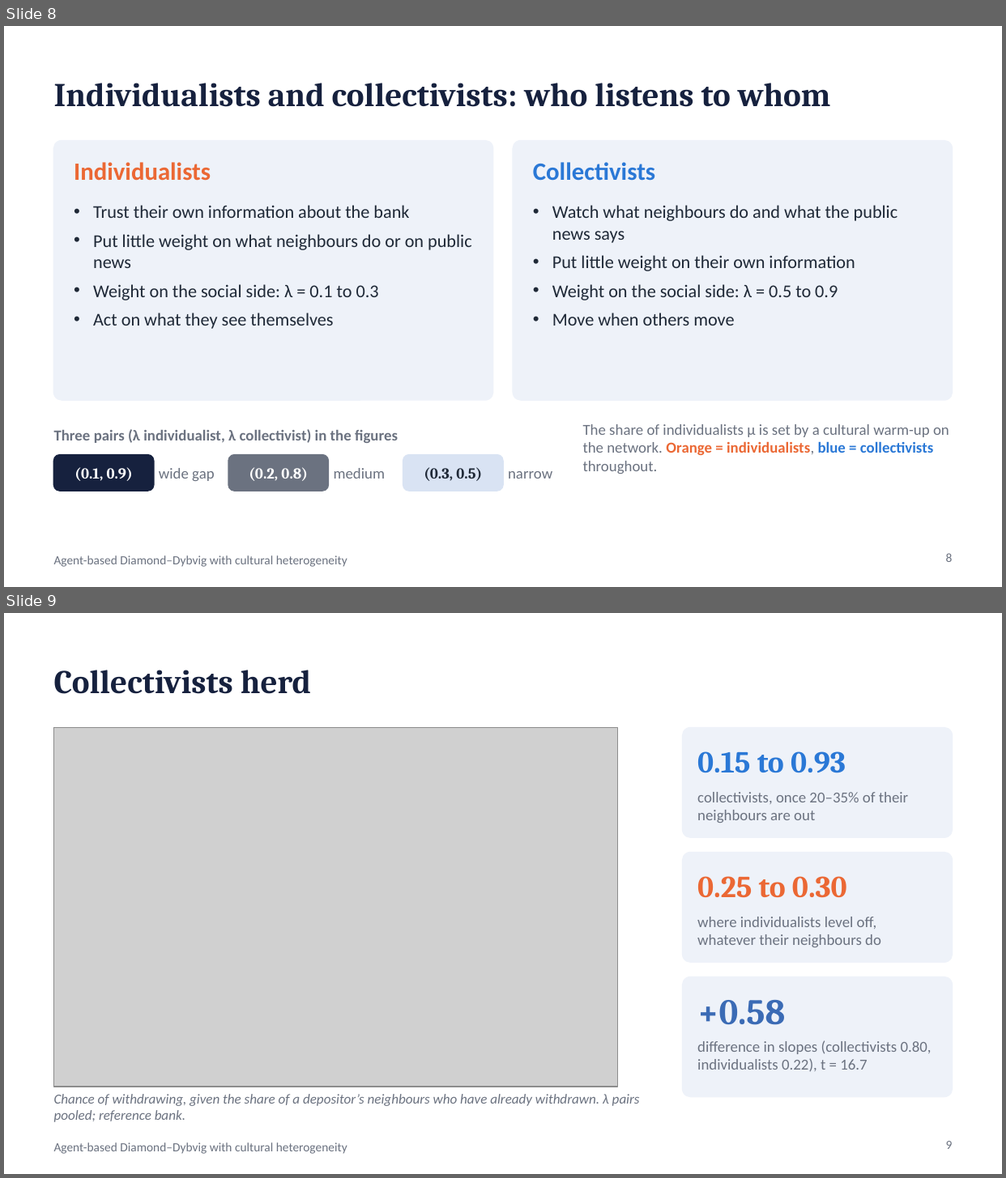
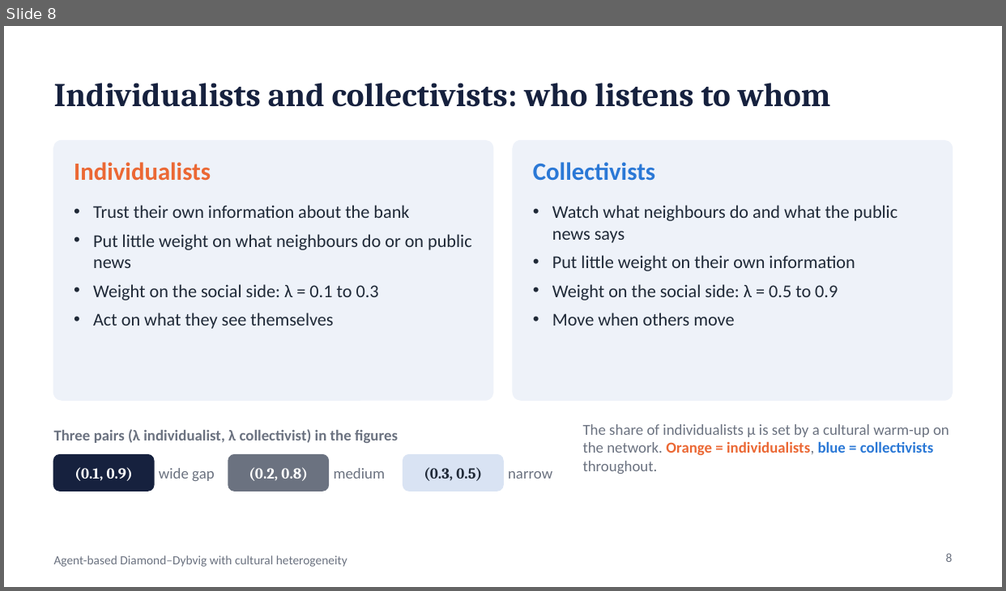
Before and after one commit to wlstover/BankRuns5, a slide deck: docs/deck_2026-10-26_seminar.pptx. Shown one above the other, each under a label of ours: slides 8 and 9 before the commit, slide 8 after it. The pictures are 1006x1178 and 1006x591 pixels, drawn with LibreOffice and Linux fonts; fonts in the diff are those of the drawing; grey boxes stand for pictures. Boxes give left, top, right and bottom in pixels: in the first picture for what was removed or moved away, otherwise in the second. Text is boxed around its words. In the diff, an @@ line names an element or a change of style, - is before the commit and + after.

```diff
--- a/docs/deck_2026-10-26_seminar.pptx
+++ b/docs/deck_2026-10-26_seminar.pptx
@@ slide 9 removed at bbox=[4, 613, 1002, 1174], background #FFFFFF; not listed: 1 template element that a slide beside it also shows @@
@@ title removed at bbox=[54, 670, 311, 694] @@
-Collectivists herd
@@ picture removed at bbox=[54, 728, 618, 1087] @@
@@ rounded rectangle removed at bbox=[683, 728, 952, 837] @@
@@ text removed at bbox=[697, 752, 846, 773] @@
-0.15 to 0.93
@@ text removed at bbox=[697, 792, 908, 823] @@
-collectivists, once 20–35% of their neighbours are out
@@ rounded rectangle removed at bbox=[683, 853, 952, 962] @@
@@ text removed at bbox=[697, 876, 847, 898] @@
-0.25 to 0.30
@@ text removed at bbox=[697, 917, 881, 948] @@
-where individualists level off, whatever their neighbours do
@@ rounded rectangle removed at bbox=[683, 977, 952, 1097] @@
@@ text removed at bbox=[697, 1000, 785, 1025] @@
-+0.58
@@ text removed at bbox=[697, 1041, 931, 1071] @@
-difference in slopes (collectivists 0.80, individualists 0.22), t = 16.7
@@ text removed at bbox=[54, 1094, 640, 1122] @@
-Chance of withdrawing, given the share of a depositor’s neighbours who have already withdrawn. λ pairs pooled; reference bank.
@@ page number removed at bbox=[946, 1141, 953, 1149] @@
-9
```
Also in this commit, not shown: 1 slide changed, 1 slide added, 2 other files.
